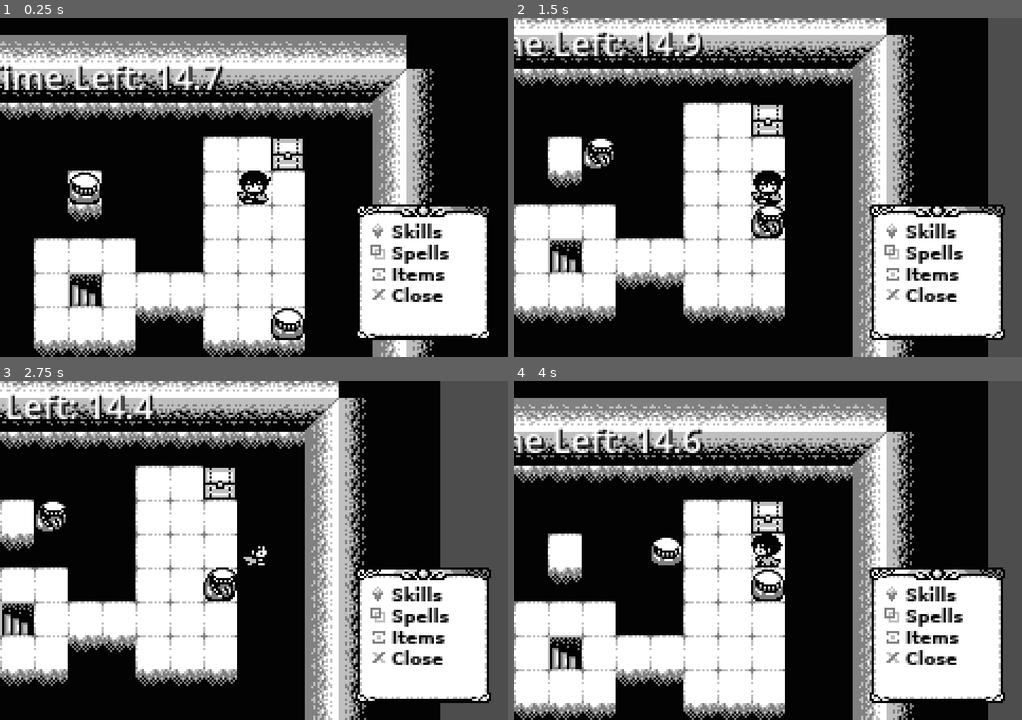
Above: before the commit, frames 1-4 (two rows, left to right).
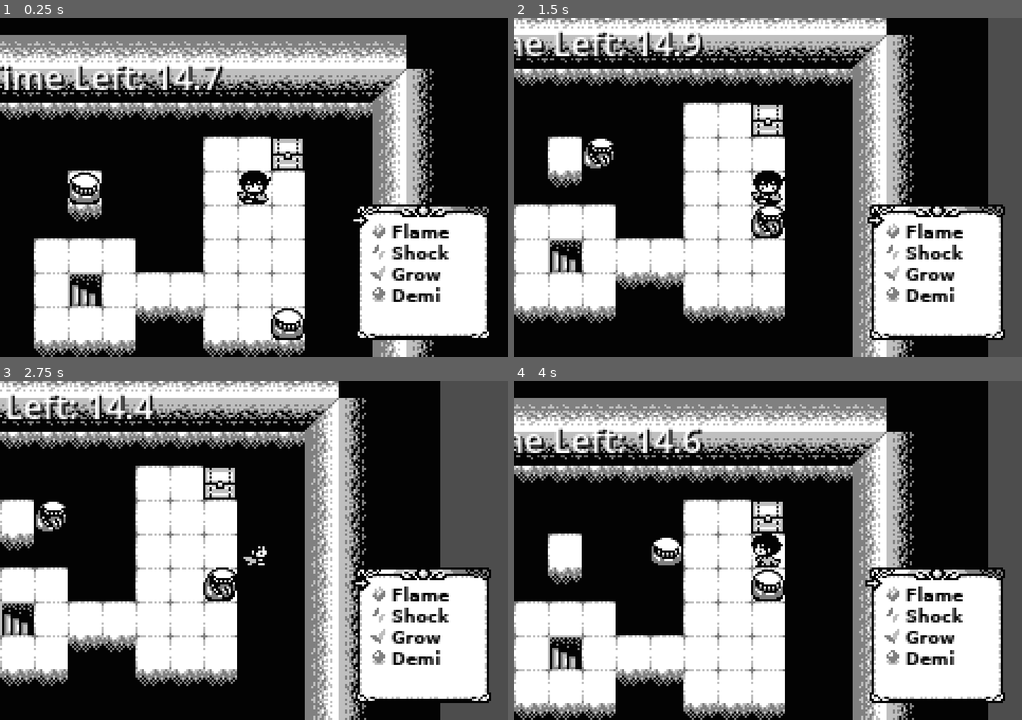
Above: after the commit, the same moments.

Repository: xpgram/lone-ranger
Game: Godot game, scene res://objects/regions/00-test.tscn
Same seed, same stepped clock (60 frames per second), same inputs: the game is played once before the commit and once after it. The project has no main scene, so this scene is started directly.
Inputs:
- Up to frame 1 (0.25 s): no input
- Up to frame 2 (1.5 s): hold Right (move_right) 0.53-1.28 s; tap Z (interact) at 0.6, 1.35 s; hold Down (move_down) from 1.28 s (still down)
- Up to frame 3 (2.75 s): release Down (move_down) at 2.03 s; hold Right (move_right) from 2.03 s (still down); tap Z (interact) at 2.1 s
- Up to frame 4 (4 s): release Right (move_right) at 2.78 s; hold Up (move_up) 2.78-3.53 s; tap Z (interact) at 2.85, 3.6 s; hold Left (move_left) from 3.53 s (still down)

The runs differ from the first frame. In frame 1, 1.3% of the frame differs, in the area x 69-89%, y 57-84%; in frame 2, 1.3%; in frame 3, 1.3%; in frame 4, 1.3%.

Commit message:
add command menu cursor; add submenu content

Diff:
--- a/objects/regions/00-test.tscn
+++ b/objects/regions/00-test.tscn
@@ -22,7 +22,12 @@
 [ext_resource type="Texture2D" uid="uid://bogdmfl1vf1uv" path="res://textures/system/icon-skill.png" id="17_wes0v"]
 [ext_resource type="Texture2D" uid="uid://ctu86c82jsblf" path="res://textures/system/icon-magic.png" id="18_1t0dy"]
 [ext_resource type="Texture2D" uid="uid://c8hl7pwsr04fi" path="res://textures/system/icon-items.png" id="19_6w5x8"]
-[ext_resource type="Texture2D" uid="uid://bm2kqp8aiao4y" path="res://textures/system/icon-close.png" id="20_jiwvv"]
+[ext_resource type="Script" uid="uid://372k1qqga746" path="res://objects/system/command_menu/item_list.gd" id="24_6w5x8"]
+[ext_resource type="Texture2D" uid="uid://dkubi1rt8v81h" path="res://textures/system/icon-fire.png" id="24_k7uxw"]
+[ext_resource type="Texture2D" uid="uid://cro06oopey0eh" path="res://textures/system/icon-pointer.png" id="25_jiwvv"]
+[ext_resource type="Texture2D" uid="uid://b1vo5c1c0vbw8" path="res://textures/system/icon-thunder.png" id="25_u2uj7"]
+[ext_resource type="Texture2D" uid="uid://b8rrweskhi56k" path="res://textures/system/icon-plant.png" id="26_tq2tj"]
+[ext_resource type="Texture2D" uid="uid://dkhd2f7ywih0j" path="res://textures/system/icon-orb.png" id="27_l2lt0"]
 
 [sub_resource type="TileSetScenesCollectionSource" id="TileSetScenesCollectionSource_1aara"]
 resource_name = "VoidStranger"
@@ -58,6 +63,43 @@
 content_margin_right = 8.0
 content_margin_bottom = 4.0
 
+[sub_resource type="Animation" id="Animation_u44ev"]
+resource_name = "wiggle"
+loop_mode = 1
+tracks/0/type = "value"
+tracks/0/imported = false
+tracks/0/enabled = true
+tracks/0/path = NodePath("MenuCursor/Sprite2D:position")
+tracks/0/interp = 0
+tracks/0/loop_wrap = true
+tracks/0/keys = {
+"times": PackedFloat32Array(0, 0.5),
+"transitions": PackedFloat32Array(1, 1),
+"update": 1,
+"values": [Vector2(0, 0), Vector2(1, 0)]
+}
+
+[sub_resource type="Animation" id="Animation_k7uxw"]
+length = 0.001
+tracks/0/type = "value"
+tracks/0/imported = false
+tracks/0/enabled = true
+tracks/0/path = NodePath("MenuCursor/Sprite2D:position")
+tracks/0/interp = 1
+tracks/0/loop_wrap = true
+tracks/0/keys = {
+"times": PackedFloat32Array(0),
+"transitions": PackedFloat32Array(1),
+"update": 0,
+"values": [Vector2(0, 0)]
+}
+
+[sub_resource type="AnimationLibrary" id="AnimationLibrary_u2uj7"]
+_data = {
+&"RESET": SubResource("Animation_k7uxw"),
+&"wiggle": SubResource("Animation_u44ev")
+}
+
 [node name="Node2D" type="Node2D"]
 
 [node name="TileMapLayer" type="TileMapLayer" parent="."]
@@ -136,7 +178,72 @@
 axis_stretch_horizontal = 1
 axis_stretch_vertical = 1
 
-[node name="ItemList" type="ItemList" parent="Camera2D/UIContainer/CommandMenu/NinePatchRect"]
+[node name="MainList" type="ItemList" parent="Camera2D/UIContainer/CommandMenu/NinePatchRect"]
+visible = false
+layout_mode = 1
+anchors_preset = 3
+anchor_left = 1.0
+anchor_top = 1.0
+anchor_right = 1.0
+anchor_bottom = 1.0
+offset_left = -64.0
+offset_top = -64.0
+grow_horizontal = 0
+grow_vertical = 0
+size_flags_horizontal = 8
+size_flags_vertical = 8
+theme = SubResource("Theme_xdkey")
+theme_override_colors/font_color = Color(0, 0, 0, 1)
+theme_override_colors/font_hovered_color = Color(0, 0, 0, 1)
+theme_override_colors/font_hovered_selected_color = Color(0, 0, 0, 1)
+theme_override_colors/font_selected_color = Color(0, 0, 0, 1)
+theme_override_colors/guide_color = Color(0, 0, 0, 0)
+theme_override_constants/v_separation = 0
+theme_override_constants/line_separation = 0
+theme_override_constants/icon_margin = 2
+theme_override_styles/panel = SubResource("StyleBoxEmpty_m2e2k")
+allow_search = false
+item_count = 3
+item_0/text = "Skills"
+item_0/icon = ExtResource("17_wes0v")
+item_1/text = "Spells"
+item_1/icon = ExtResource("18_1t0dy")
+item_2/text = "Items"
+item_2/icon = ExtResource("19_6w5x8")
+script = ExtResource("24_6w5x8")
+
+[node name="SkillsList" type="ItemList" parent="Camera2D/UIContainer/CommandMenu/NinePatchRect"]
+visible = false
+layout_mode = 1
+anchors_preset = 3
+anchor_left = 1.0
+anchor_top = 1.0
+anchor_right = 1.0
+anchor_bottom = 1.0
+offset_left = -64.0
+offset_top = -64.0
+grow_horizontal = 0
+grow_vertical = 0
+size_flags_horizontal = 8
+size_flags_vertical = 8
+theme = SubResource("Theme_xdkey")
+theme_override_colors/font_color = Color(0, 0, 0, 1)
+theme_override_colors/font_hovered_color = Color(0, 0, 0, 1)
+theme_override_colors/font_hovered_selected_color = Color(0, 0, 0, 1)
+theme_override_colors/font_selected_color = Color(0, 0, 0, 1)
+theme_override_colors/guide_color = Color(0, 0, 0, 0)
+theme_override_constants/v_separation = 0
+theme_override_constants/line_separation = 0
+theme_override_constants/icon_margin = 2
+theme_override_styles/panel = SubResource("StyleBoxEmpty_m2e2k")
+allow_search = false
+item_count = 3
+item_0/text = "Push"
+item_1/text = "Torque"
+item_2/text = "3-Tap"
+script = ExtResource("24_6w5x8")
+
+[node name="SpellsList" type="ItemList" parent="Camera2D/UIContainer/CommandMenu/NinePatchRect"]
 layout_mode = 1
 anchors_preset = 3
 anchor_left = 1.0
@@ -161,11 +268,63 @@
 theme_override_styles/panel = SubResource("StyleBoxEmpty_m2e2k")
 allow_search = false
 item_count = 4
-item_0/text = "Skills"
-item_0/icon = ExtResource("17_wes0v")
-item_1/text = "Spells"
-item_1/icon = ExtResource("18_1t0dy")
-item_2/text = "Items"
-item_2/icon = ExtResource("19_6w5x8")
-item_3/text = "Close"
-item_3/icon = ExtResource("20_jiwvv")
+item_0/text = "Flame"
+item_0/icon = ExtResource("24_k7uxw")
+item_1/text = "Shock"
+item_1/icon = ExtResource("25_u2uj7")
+item_2/text = "Grow"
+item_2/icon = ExtResource("26_tq2tj")
+item_3/text = "Demi"
+item_3/icon = ExtResource("27_l2lt0")
+script = ExtResource("24_6w5x8")
+
+[node name="ItemsList" type="ItemList" parent="Camera2D/UIContainer/CommandMenu/NinePatchRect"]
+visible = false
+layout_mode = 1
+anchors_preset = 3
+anchor_left = 1.0
+anchor_top = 1.0
+anchor_right = 1.0
+anchor_bottom = 1.0
+offset_left = -64.0
+offset_top = -64.0
+grow_horizontal = 0
+grow_vertical = 0
+size_flags_horizontal = 8
+size_flags_vertical = 8
+theme = SubResource("Theme_xdkey")
+theme_override_colors/font_color = Color(0, 0, 0, 1)
+theme_override_colors/font_hovered_color = Color(0, 0, 0, 1)
+theme_override_colors/font_hovered_selected_color = Color(0, 0, 0, 1)
+theme_override_colors/font_selected_color = Color(0, 0, 0, 1)
+theme_override_colors/guide_color = Color(0, 0, 0, 0)
+theme_override_constants/v_separation = 0
+theme_override_constants/line_separation = 0
+theme_override_constants/icon_margin = 2
+theme_override_styles/panel = SubResource("StyleBoxEmpty_m2e2k")
+allow_search = false
+item_count = 3
+item_0/text = "Heart"
+item_1/text = "Time Dial"
+item_2/text = "Lund Key"
+script = ExtResource("24_6w5x8")
+
+[node name="MenuCursorBox" type="Control" parent="Camera2D/UIContainer/CommandMenu/NinePatchRect"]
+layout_mode = 1
+anchors_preset = 0
+offset_right = 4.0
+offset_bottom = 1.0
+
+[node name="MenuCursor" type="Node2D" parent="Camera2D/UIContainer/CommandMenu/NinePatchRect/MenuCursorBox"]
+unique_name_in_owner = true
+position = Vector2(2, 0)
+
+[node name="Sprite2D" type="Sprite2D" parent="Camera2D/UIContainer/CommandMenu/NinePatchRect/MenuCursorBox/MenuCursor"]
+texture = ExtResource("25_jiwvv")
+
+[node name="AnimationPlayer" type="AnimationPlayer" parent="Camera2D/UIContainer/CommandMenu/NinePatchRect/MenuCursorBox/MenuCursor"]
+root_node = NodePath("../..")
+libraries = {
+&"": SubResource("AnimationLibrary_u2uj7")
+}
+autoplay = "wiggle"
--- /dev/null
+++ b/objects/system/command_menu/item_list.gd
@@ -0,0 +1,37 @@
+extends ItemList
+
+
+## Whether the cursor position is remembered the next time this menu is opened after
+## closing it.
+@export var remember_cursor_position := false;
+
+@onready var menu_cursor := %MenuCursor;
+
+
+func _ready() -> void:
+  item_selected.connect(_move_cursor_to_item);
+
+  # Default to the first option.
+  # FIXME Doesn't work. _ready() happens too early, I presume.
+  select(0);
+  item_selected.emit(0);
+
+
+func open() -> void:
+  show();
+  if not remember_cursor_position:
+    _self_select_item(0);
+
+
+func close() -> void:
+  hide();
+  # TODO Do I need to save an index number here to remember cursor position?
+
+
+func _self_select_item(index: int) -> void:
+  select(index);
+  item_selected.emit(index);
+
+
+func _move_cursor_to_item(index: int) -> void:
+  menu_cursor.position.y = get_item_rect(index).get_center().y;
Not shown: 1 places in objects/regions/00-test.tscn that only renumber resources
Not shown, added: objects/system/command_menu/item_list.gd.uid
